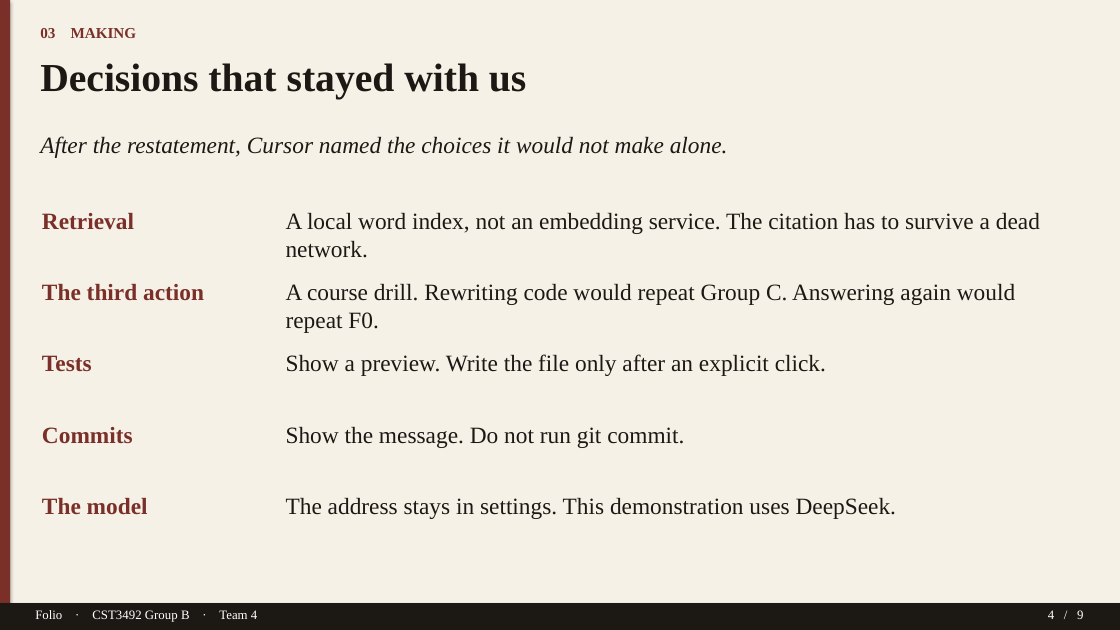
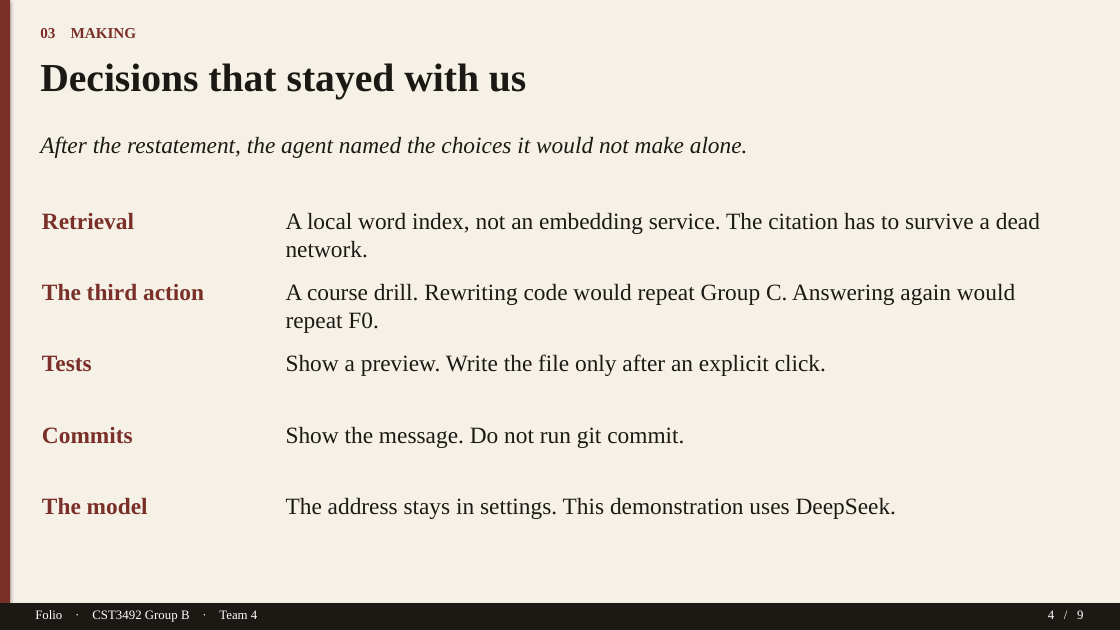
Before and after one commit to TTAWDTT/folio, a slide deck: slide 4 of submission/documents/Folio-GroupB-Team4-Slides.pptx. Drawn at 1120x630 pixels with LibreOffice and Linux fonts; fonts in the diff are those of the drawing. Boxes give left, top, right and bottom in pixels: in the first picture for what was removed or moved away, otherwise in the second. Text is boxed around its words. In the diff, an @@ line names an element or a change of style, - is before the commit and + after.

```diff
--- a/submission/documents/Folio-GroupB-Team4-Slides.pptx
+++ b/submission/documents/Folio-GroupB-Team4-Slides.pptx
@@ text at (40, 136, 748, 158): text changed @@
-After the restatement, Cursor named the choices it would not make alone.
+After the restatement, the agent named the choices it would not make alone.
```
Also in this commit, not shown: 4 other files.
